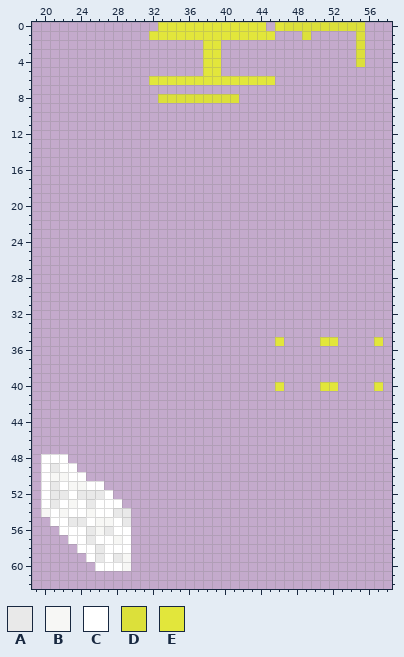
Two versions of one pixel-art sprite, textures/modelos/rasa/stwr_angel.png. The picture above is the old version.
The file is 64x64 pixels. Shown: x 19..58, y 0..62. The old version is drawn lined up with the new one.
Palette (. is transparent): A #e9e9e9  B #f7f7f5  C #ffffff  D #dce03a  E #e2e63b
Pixels before (only the part around the change), first column x 29:
36 ..................
37 ..................
38 ..................
39 ..................
40 .................E
41 ..................
42 ..................
43 ..................
44 ..................
45 ..................
46 ..................
47 ..................
48 ..................
49 ..................
50 ..................
51 ..................
52 ..................
53 ..................
54 A.................
55 A.................
56 C.................
57 C.................
58 C.................
59 B.................
60 B.................
61 ..................
62 ..................
After the commit:
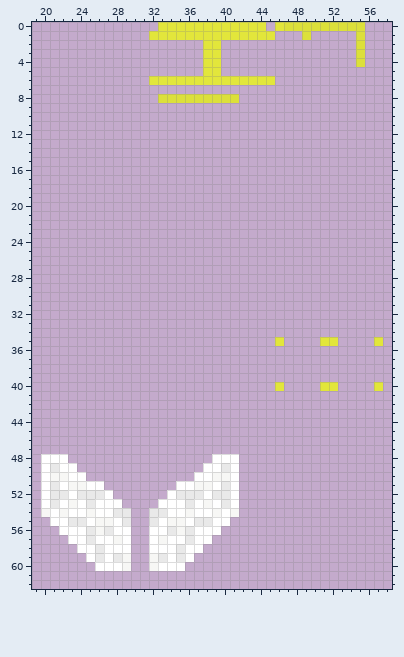
Log entry: Agregar nuevo casco demoníaco y actualizar geometría del casco angelical en el addon STWR
The edit:
drawings rearranged on the sheet (the old picture shows each at its new place; 1 dropped ones are not shown)
Changed rows in their new state; - is an unchanged pixel.
first column x 32:
48 -------CCC
49 ------CCAC
50 -----CCBBC
51 ---CCBBCAC
52 --CAAACAAC
53 -CCCACBCAC
54 AACCBCCBCB
55 ACBBCAACC-
56 CCABACCC--
57 CBCCACC---
58 CCCACC----
59 BACAC-----
60 BCCC------
Where, in picture pixels (left, top, right, bottom), the same in both pictures:
added: (149, 454, 239, 571)
